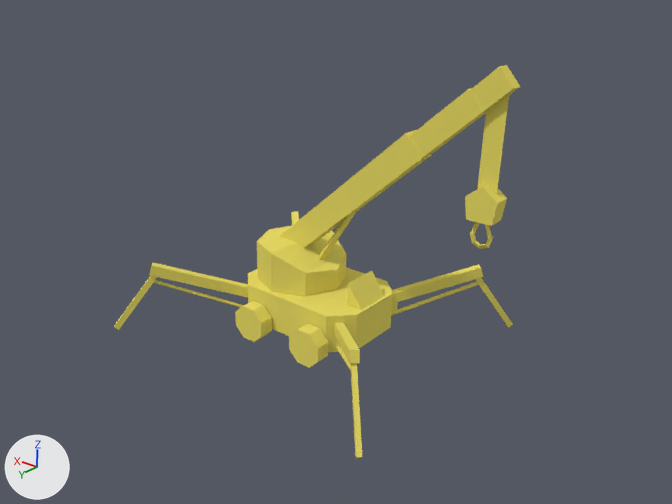
A saved change to the Blender file base/models/objects/base/minicrane/minicrane.blend.
Before and after are seen from the file's camera 'Camera'. The axes (+X, +Y, +Z) are drawn at lower left. The lights are the same throughout.

The first picture shows 'minicrane'.
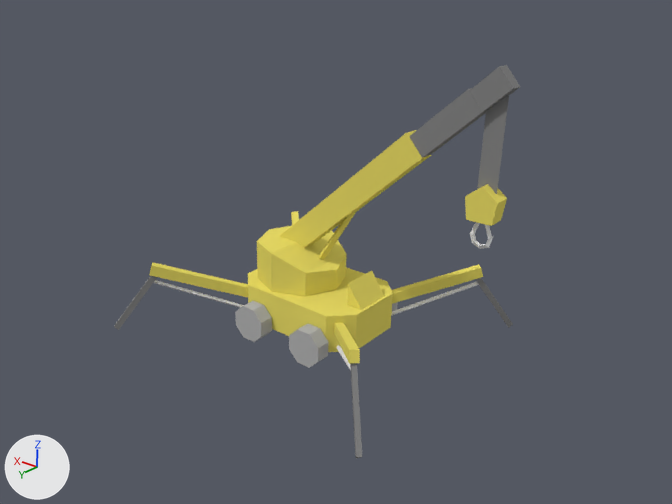
Changed parts and their boxes [x1, y1, x2, y2] in the pictures (672 x 504 px):
part 1 of me_minicrane, recoloured (yellow to grey)
    both: [409, 65, 520, 194]
part 2 of me_minicrane, recoloured (yellow to grey)
    both: [350, 363, 362, 458]
part 3 of me_minicrane, recoloured (yellow to grey)
    both: [475, 278, 513, 328]
part 4 of me_minicrane, recoloured (yellow to grey)
    both: [114, 276, 157, 330]
part 5 of me_minicrane, recoloured (yellow to grey)
    both: [470, 222, 493, 249]
part 6 of me_minicrane, recoloured
    both: [336, 345, 351, 370]
part 7 of me_minicrane, recoloured (yellow to grey)
    both: [391, 282, 479, 316]
part 8 of me_minicrane, recoloured (yellow to grey)
    both: [154, 280, 243, 308]
part 9 of me_minicrane, recoloured (yellow to grey)
    both: [235, 301, 329, 368]
part 10 of me_minicrane, recoloured
    both: [390, 287, 398, 311]

What the commit changed:
Material 'metal' (mat_metal) is new.
Its base color is (0.819, 0.819, 0.819) (white #eaeaea).
Material 'tires' (mat_tires) is new.
Its base color is (0.442, 0.442, 0.442) (grey #b1b1b1).
Material 'black' (mat_black) is new.
Its base color is (0.237, 0.237, 0.237) (grey #868686).
me_minicrane has 269 vertices, 179 faces, 2 loose edges and spans x -9.7..8.2, y -0.1..14.6, z -7.2..7.3.
me_minicrane is used by ob_minicrane; location (0.0, 0.0, 0.0); rotation (1.571, 0.0, 0.0), in degrees (90, 0, 0).
me_minicrane part 1: 11 of the faces centred in x -9.4..-4.6, y 9.9..14.2, z -0.3..0.3 switch from mat_orange (yellow #eadc66) to mat_black (grey #868686).
me_minicrane part 2: 5 of the faces centred in x -8.1..-7.1, y 0.0..1.7, z -7.1..-6.1 switch from mat_orange (yellow #eadc66) to mat_black (grey #868686).
me_minicrane part 3: 5 of the faces centred in x -8.1..-7.1, y 0.0..1.7, z 6.2..7.1 switch from mat_orange (yellow #eadc66) to mat_black (grey #868686).
me_minicrane part 4: 5 of the faces centred in x 7.1..8.0, y 0.0..1.7, z -7.1..-6.1 switch from mat_orange (yellow #eadc66) to mat_black (grey #868686).
me_minicrane part 5: all 19 faces centred in x -9.4..-8.6, y 7.1..8.0, z 0.0..0.1 switch from mat_orange (yellow #eadc66) to mat_metal (white #eaeaea).
me_minicrane part 6: all 4 faces centred in x -4.9, y 1.7..1.8, z -3.9..-3.8 switch from mat_orange (yellow #eadc66) to mat_metal (white #eaeaea).
me_minicrane part 7: all 4 faces centred in x -5.0..-4.8, y 1.7..1.8, z 3.9..4.0 switch from mat_orange (yellow #eadc66) to mat_metal (white #eaeaea).
me_minicrane part 8: all 4 faces centred in x 4.8..4.9, y 1.7..1.8, z -3.9..-3.8 switch from mat_orange (yellow #eadc66) to mat_metal (white #eaeaea).
me_minicrane part 9: all 24 faces centred in x -2.9..2.7, y 0.0..1.8, z -3.4..-3.0 switch from mat_orange (yellow #eadc66) to mat_tires (grey #b1b1b1).
me_minicrane part 10: all 24 faces centred in x -2.9..2.7, y 0.0..1.8, z 3.0..3.4 switch from mat_orange (yellow #eadc66) to mat_tires (grey #b1b1b1).
